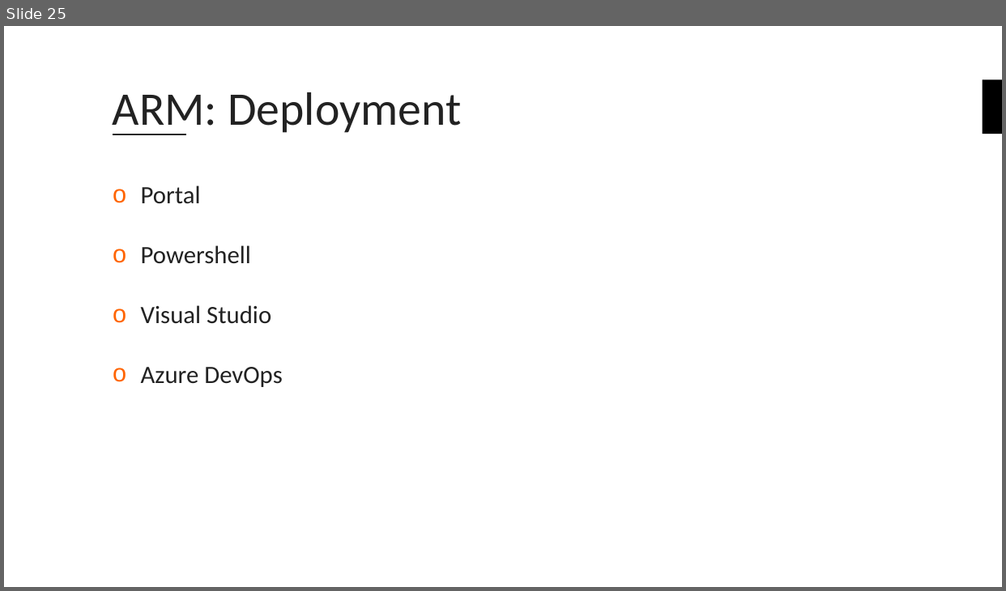
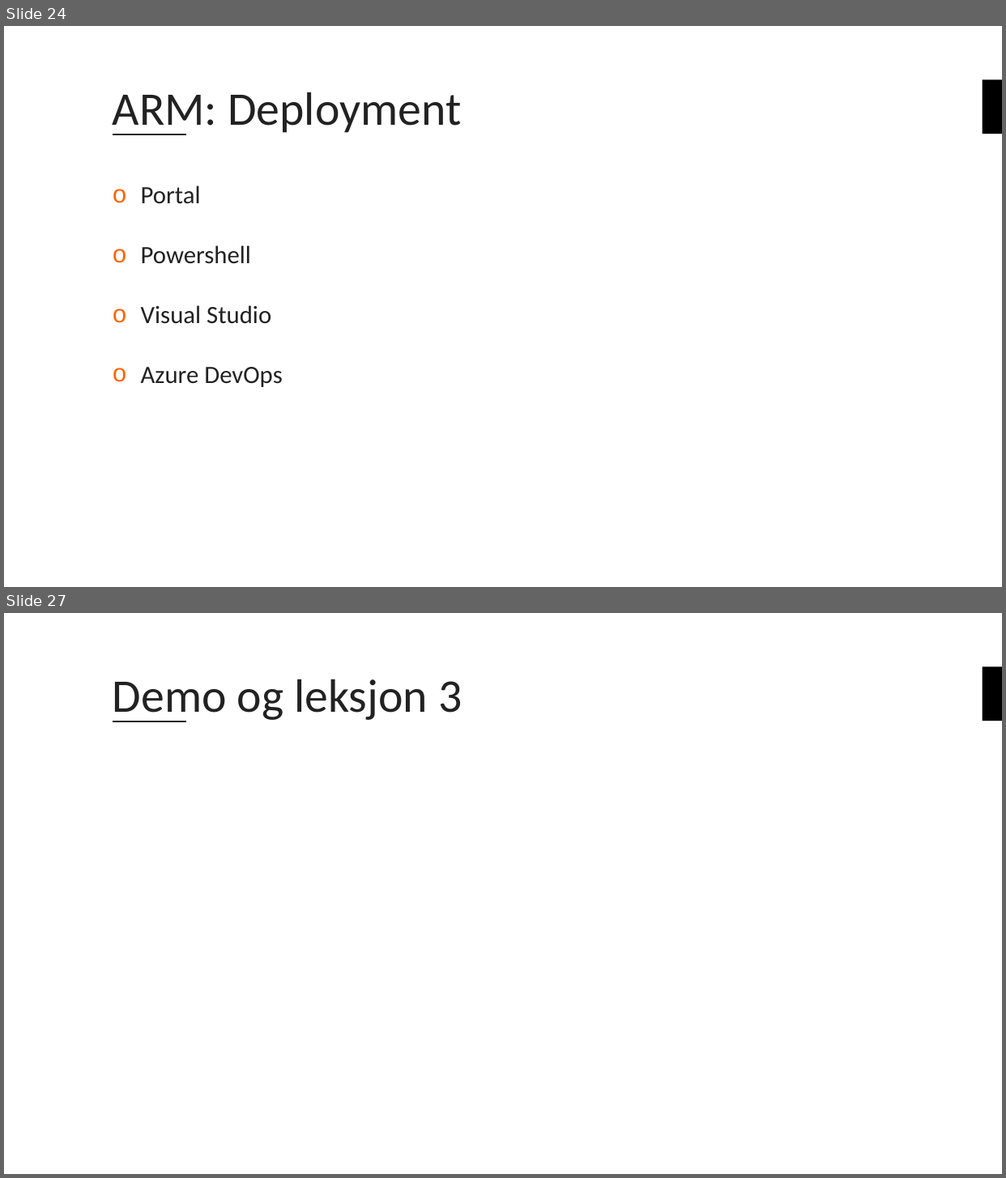
Before and after one commit to bouvet/azure-workshops, a slide deck: Workshop_2/Presentasjon/Azureskolen-Workshop#2.pptx. Shown one above the other, each under a label of ours: slide 25 before the commit, slides 24 and 27 after it; the slides between them are not shown. The pictures are 1006x591 and 1006x1178 pixels, drawn with LibreOffice and Linux fonts; fonts in the diff are those of the drawing; background and template pictures are left out. Boxes give left, top, right and bottom in pixels: in the first picture for what was removed or moved away, otherwise in the second. Text is boxed around its words. In the diff, an @@ line names an element or a change of style, - is before the commit and + after.

Commit message:
La til tekst på leksjon 2

```diff
--- a/Workshop_2/Presentasjon/Azureskolen-Workshop#2.pptx
+++ b/Workshop_2/Presentasjon/Azureskolen-Workshop#2.pptx
@@ slide 27 added at (4, 613, 1002, 1174), background #FFFFFF; not listed: 2 template elements that a slide beside it also shows @@
@@ title added at (113, 679, 462, 722), 45 pt, text #222222 @@
+Demo og leksjon 3
@@ what was slide 25 is now slide 24 @@
```
Also in this commit, not shown: 2 slides changed, 2 other slides added, 2 slides removed, 1 other file.
